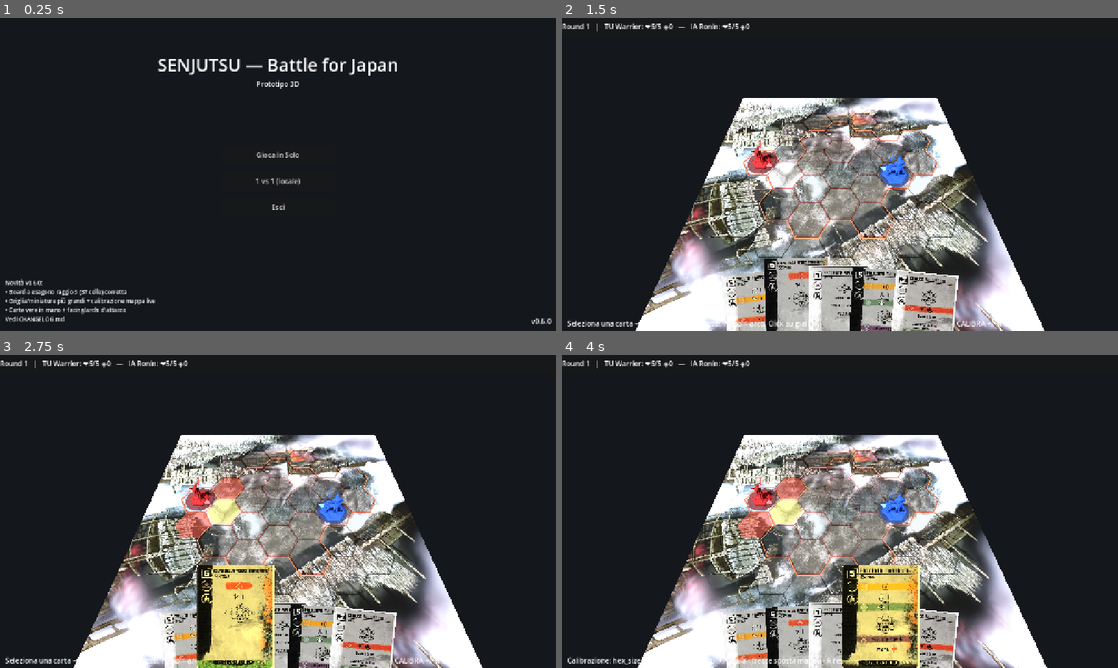
Above: before the commit, frames 1-4 (two rows, left to right).
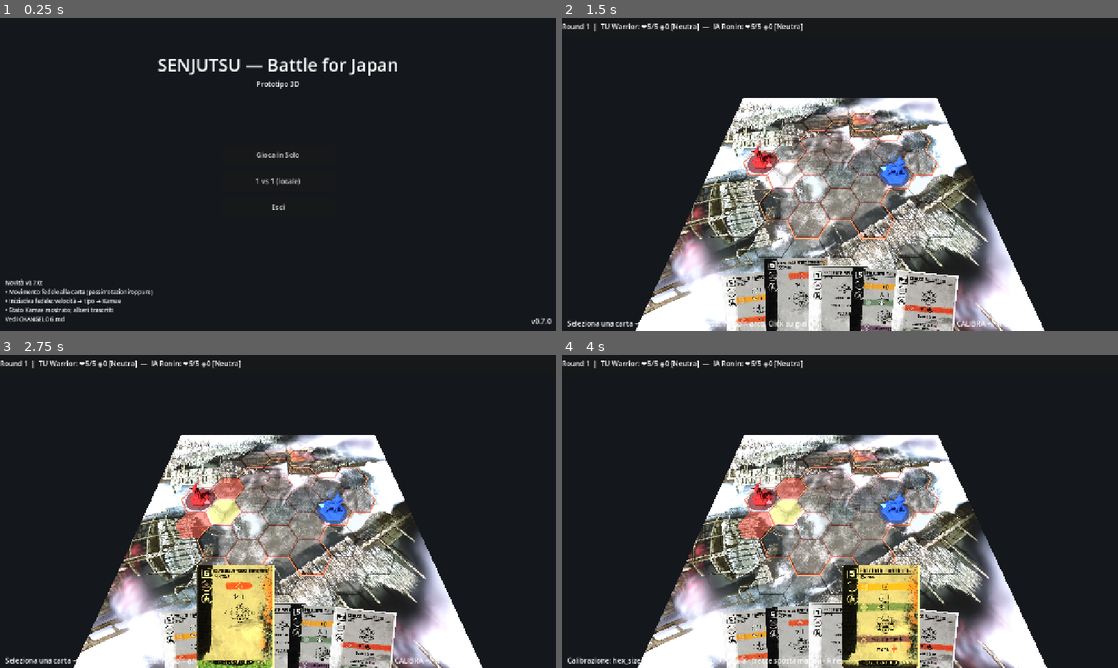
Above: after the commit, the same moments.

Repository: Tannoiser2/Sunjuntsu
Game: Godot game, scene res://scenes/Menu.tscn
Two runs of this game, one before a commit and one after it. Both use one fixed random seed, a clock stepped at 60 frames per second and the inputs below.
Inputs (mouse positions are in pixels of both pictures, inside the frame that each line leads up to):
- Up to frame 1 (0.25 s): no input
- Up to frame 2 (1.5 s): click "1 vs 1 (locale)" at 0.5 s; tap Enter at 1.25 s; drag from (756, 315) to (895, 105) at 1.27 s
- Up to frame 3 (2.75 s): tap Space at 2 s; drag from (233, 649) to (250, 574) at 2.02 s
- Up to frame 4 (4 s): tap Enter at 2.75 s; move the mouse to (840, 646) at 2.77 s; hold Right 2.78-3.5 s; tap R at 2.85 s; click (840, 646) at 2.92 s; tap Space at 3.5 s; drag from (878, 649) to (673, 464) at 3.52 s

The runs differ from the first frame. In frame 1, 0.8% of the frame differs, in the area x 1-98%, y 83-98%; in frame 2, 0.5%; in frame 3, 0.5%; in frame 4, 0.5%.

Commit message:
v0.7.0: iniziativa fedele + stato Kamae
- Domain: enum Stance (Aggressività/Equilibrio/Determinazione/Neutra), ordine
  di tipo per risoluzione, parsing iniziativa variabile (range/lista, "=")
- GameState.Fighter: stance + hobble
- Duel: risoluzione per velocità -> tipo -> Kamae; iniziativa variabile;
  modificatore azzoppato
- data/cards/kamae_trees.json: alberi Kamae trascritti (best-effort)
- Arena/HUD: mostra la posizione Kamae di entrambi
- CHANGELOG + versione 0.7.0 nel menu

Verificato headless: parsing iniziativa, ordine risoluzione, partita completa.

Co-Authored-By: Claude Opus 4.8 <noreply@anthropic.com>
Claude-Session: https://claude.ai/code/session_01Pn2piErvac8EuvNU8t5qNM

Diff:
--- /dev/null
+++ b/godot/data/cards/kamae_trees.json
@@ -0,0 +1,25 @@
+{
+  "note": "Alberi Kamae trascritti (best-effort) dalle carte #052 Guerriero e #022 Ronin. Nodi: aggression/balance/determination/neutral + focus (loto, ramo rosa = +1 focus quando attraversato). 'start' = posizione iniziale dell'anello. Adiacenze per 'Cambia Kamae fino a X'. DA VERIFICARE sul gioco fisico.",
+  "trees": {
+    "warrior": {
+      "start": "neutral",
+      "edges": [
+        {"a": "balance", "b": "focus", "pink": true},
+        {"a": "focus", "b": "aggression", "pink": true},
+        {"a": "determination", "b": "focus", "pink": true},
+        {"a": "determination", "b": "neutral", "pink": false},
+        {"a": "neutral", "b": "aggression", "pink": false}
+      ]
+    },
+    "ronin": {
+      "start": "neutral",
+      "edges": [
+        {"a": "focus", "b": "aggression", "pink": true},
+        {"a": "neutral", "b": "aggression", "pink": false},
+        {"a": "neutral", "b": "balance", "pink": false},
+        {"a": "balance", "b": "determination", "pink": false},
+        {"a": "determination", "b": "aggression", "pink": false}
+      ]
+    }
+  }
+}
--- a/godot/engine/Domain.gd
+++ b/godot/engine/Domain.gd
@@ -29,6 +29,28 @@
 }
 
 
+# ─── Kamae (posizioni di combattimento) ──────────────────────────────────────
+# L'anello scorre sull'albero Kamae. Le 4 posizioni + ordine per spareggio
+# iniziativa (Aggressività, Equilibrio, Determinazione, Neutra).
+
+enum Stance { AGGRESSION, BALANCE, DETERMINATION, NEUTRAL }
+
+const STANCE_NAMES := {
+	Stance.AGGRESSION: "Aggressività",
+	Stance.BALANCE: "Equilibrio",
+	Stance.DETERMINATION: "Determinazione",
+	Stance.NEUTRAL: "Neutra",
+}
+const STANCE_FROM_STRING := {
+	"aggression": Stance.AGGRESSION, "aggressivita": Stance.AGGRESSION,
+	"balance": Stance.BALANCE, "equilibrio": Stance.BALANCE,
+	"determination": Stance.DETERMINATION, "determinazione": Stance.DETERMINATION,
+	"neutral": Stance.NEUTRAL, "neutra": Stance.NEUTRAL,
+}
+## Ordine di spareggio iniziativa a parità di velocità+tipo (dall'asterisco).
+const STANCE_TIE_ORDER := [Stance.AGGRESSION, Stance.BALANCE, Stance.DETERMINATION, Stance.NEUTRAL]
+
+
 # ─── Tipi di carta (dal campo Keywords) ──────────────────────────────────────
 
 enum CardType { ATTACK, DEFENCE, MEDITATION, CORE, OTHER }
@@ -43,6 +65,35 @@
 	CardType.MEDITATION: "Meditazione", CardType.CORE: "Base",
 	CardType.OTHER: "Altro",
 }
+
+## Ordine di risoluzione a parità di velocità: prima Difesa, poi Attacco,
+## poi Meditazione, infine Base (regolamento 1.5).
+const TYPE_RESOLVE_ORDER := {
+	"defence": 0, "attack": 1, "meditation": 2, "core": 3, "other": 4,
+}
+
+## Velocità d'iniziativa scelta da un valore grezzo. Per iniziativa variabile
+## (lista "7,6,5,4,3" o range "6-2") restituisce il massimo se prefer_high,
+## altrimenti il minimo. "=" e "-" → -1 (istantanee / nessuna).
+static func pick_initiative(raw: String, prefer_high: bool = true) -> int:
+	var s := raw.strip_edges()
+	if s == "" or s == "=" or s == "-":
+		return -1
+	var nums: Array[int] = []
+	# range "a-b"
+	if "-" in s and not ("," in s):
+		var parts := s.split("-")
+		if parts.size() == 2 and parts[0].strip_edges().is_valid_int() and parts[1].strip_edges().is_valid_int():
+			var a := int(parts[0]); var b := int(parts[1])
+			return maxi(a, b) if prefer_high else mini(a, b)
+	for tok in s.replace("/", ",").split(","):
+		var t := tok.strip_edges()
+		if t.is_valid_int():
+			nums.append(int(t))
+	if nums.is_empty():
+		return -1
+	nums.sort()
+	return nums[nums.size() - 1] if prefer_high else nums[0]
 
 
 # ─── Personaggi giocabili (con asset disponibili) ────────────────────────────
--- a/godot/engine/Duel.gd
+++ b/godot/engine/Duel.gd
@@ -130,19 +130,45 @@
 	_cleanup(log)
 
 
+## Ordine di risoluzione: velocità d'iniziativa decrescente; a parità, ordine di
+## tipo (difesa→attacco→meditazione→base); a ulteriore parità, ordine di Kamae.
 func _initiative_order() -> Array:
 	var arr: Array = []
 	for i in range(state.fighters.size()):
-		arr.append(i)
-	arr.sort_custom(func(a, b): return _speed_of(a) > _speed_of(b))
+		if state.fighters[i].planned != -1:
+			arr.append(i)
+	arr.sort_custom(_cmp_initiative)
 	return arr
 
 
+func _cmp_initiative(a: int, b: int) -> bool:
+	var sa := _speed_of(a)
+	var sb := _speed_of(b)
+	if sa != sb:
+		return sa > sb
+	var ta := _type_rank(a)
+	var tb := _type_rank(b)
+	if ta != tb:
+		return ta < tb
+	var ka := Domain.STANCE_TIE_ORDER.find(state.fighters[a].stance)
+	var kb := Domain.STANCE_TIE_ORDER.find(state.fighters[b].stance)
+	return ka < kb
+
+
+## Velocità d'iniziativa effettiva: scelta variabile (max) meno gli azzoppamenti.
 func _speed_of(i: int) -> int:
 	var f := state.fighters[i]
 	if f.planned == -1:
 		return -999
-	return Domain.initiative_value(str(CardDB.card(f.planned).get("initiative", "")))
+	var sp := Domain.pick_initiative(str(CardDB.card(f.planned).get("initiative", "")), true)
+	if sp >= 0 and f.hobble > 0:
+		sp = maxi(1, sp - f.hobble)
+	return sp
+
+
+func _type_rank(i: int) -> int:
+	var t: String = CardDB.card(state.fighters[i].planned).get("type", "")
+	return int(Domain.TYPE_RESOLVE_ORDER.get(t, 4))
 
 
 func _resolve_card(i: int, block_ready: Dictionary, log: Array) -> void:
--- a/godot/engine/GameState.gd
+++ b/godot/engine/GameState.gd
@@ -11,7 +11,9 @@
 	var character: String = "Warrior"          ## personaggio (chiave in CardDB)
 	var cell: Vector2i = Vector2i.ZERO        ## posizione sulla mappa esagonale
 	var facing: int = 0                        ## direzione (0..5), indice in HexGrid.DIRS
-	var kamae: int = Domain.Rank.STEEL         ## ramo kamae corrente
+	var kamae: int = Domain.Rank.STEEL         ## ramo kamae (rank) — legacy
+	var stance: int = Domain.Stance.NEUTRAL    ## posizione dell'anello Kamae
+	var hobble: int = 0                        ## carte azzoppato attive (-1 iniziativa cad.)
 	var focus: int = 0                         ## gettoni focus (max 3, vedi regolamento)
 	var hand: Array = []                       ## carte in mano (id int)
 	var draw_pile: Array = []                  ## mazzo da pescare (id int)
--- a/godot/project.godot
+++ b/godot/project.godot
@@ -12,7 +12,7 @@
 
 config/name="Senjutsu: Battle for Japan"
 config/description="Reimplementazione digitale 3D di Senjutsu (Lucky Duck Games) — uso personale. Pedine 3D su mappa esagonale, modalità solo e 1v1."
-config/version="0.6.0"
+config/version="0.7.0"
 run/main_scene="res://scenes/Menu.tscn"
 config/features=PackedStringArray("4.6", "Forward Plus")
 config/icon="res://icon.svg"
--- a/godot/scenes/Arena.gd
+++ b/godot/scenes/Arena.gd
@@ -116,10 +116,10 @@
 func _refresh_status() -> void:
 	var p := state.fighters[0]
 	var e := state.fighters[1]
-	_hud.set_info("Round %d   |   TU %s: ❤%d/%d ◈%d   —   IA %s: ❤%d/%d ◈%d" % [
+	_hud.set_info("Round %d  |  TU %s: ❤%d/%d ◈%d [%s]  —  IA %s: ❤%d/%d ◈%d [%s]" % [
 		state.round_num,
-		p.character, p.remaining_wounds(), p.wound_limit, p.focus,
-		e.character, e.remaining_wounds(), e.wound_limit, e.focus])
+		p.character, p.remaining_wounds(), p.wound_limit, p.focus, Domain.STANCE_NAMES[p.stance],
+		e.character, e.remaining_wounds(), e.wound_limit, e.focus, Domain.STANCE_NAMES[e.stance]])
 
 
 func _sync_pawns() -> void:
--- a/godot/scenes/Menu.gd
+++ b/godot/scenes/Menu.gd
@@ -9,7 +9,7 @@
 
 	var version: String = str(ProjectSettings.get_setting("application/config/version", "?"))
 	$Version.text = "v%s" % version
-	$Changes.text = "Novità v%s:\n• Board a esagono raggio 3 (37 celle) corretta\n• Griglia/miniature più grandi + calibrazione mappa live\n• Carte vere in mano + facing/archi d'attacco\nVedi CHANGELOG.md" % version
+	$Changes.text = "Novità v%s:\n• Movimento fedele alla carta (passi/rotazioni/oppure)\n• Iniziativa fedele: velocità → tipo → Kamae\n• Stato Kamae mostrato; alberi trascritti\nVedi CHANGELOG.md" % version
 
 
 func _on_solo() -> void:
Not shown, changed: CHANGELOG.md
